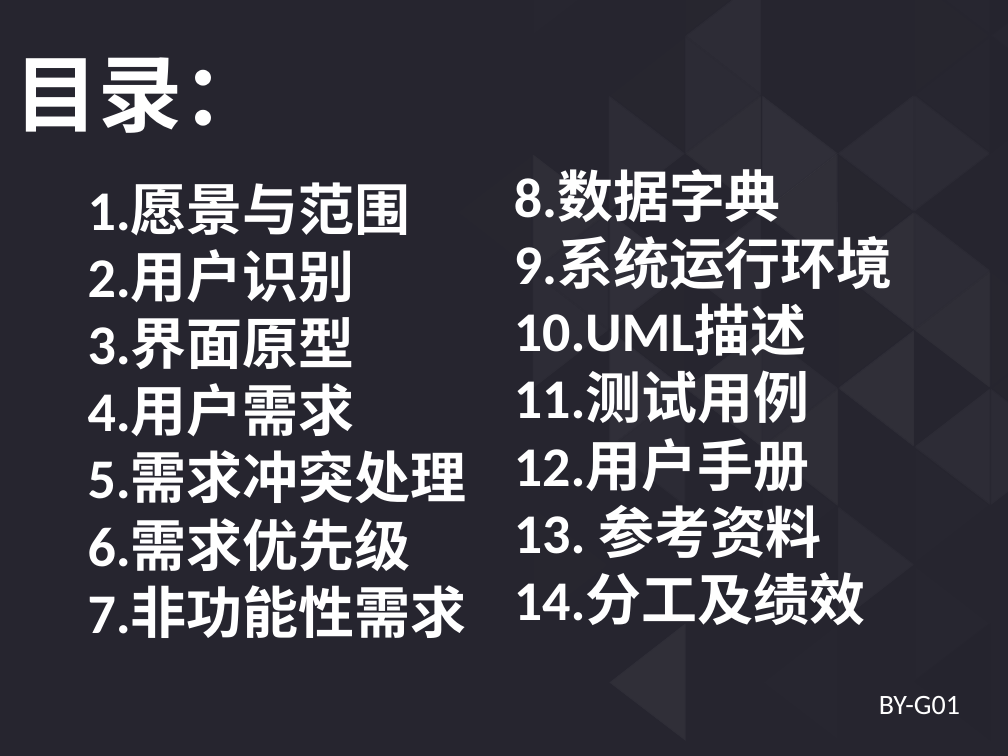
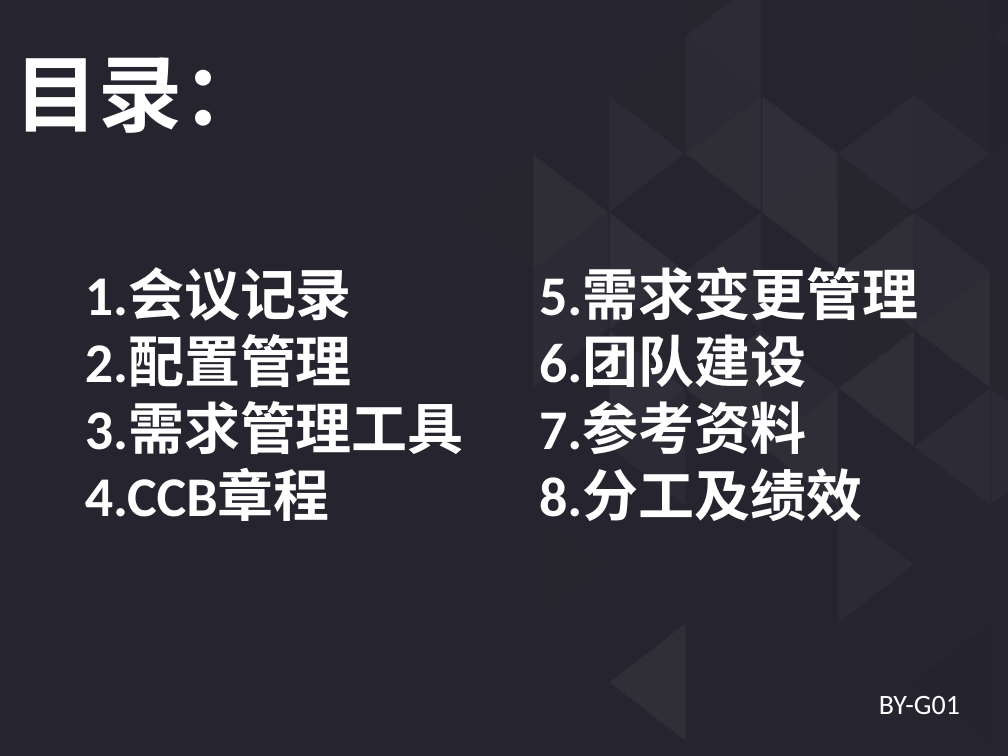
Before and after one commit to cchello/PRD2018-G01, a slide deck: slide 2 of 受控文档/需求管理阶段/PRD2018_G01_基于项目的案例教学系统需求变更评审PPT.pptx. Drawn at 1008x756 pixels with LibreOffice and Linux fonts; fonts in the diff are those of the drawing. Boxes give left, top, right and bottom in pixels: in the first picture for what was removed or moved away, otherwise in the second. Text is boxed around its words. In the diff, an @@ line names an element or a change of style, - is before the commit and + after.

Commit message:
变更评审文档修改2

```diff
--- a/受控文档/需求管理阶段/PRD2018_G01_基于项目的案例教学系统需求变更评审PPT.pptx
+++ b/受控文档/需求管理阶段/PRD2018_G01_基于项目的案例教学系统需求变更评审PPT.pptx
@@ text removed at <box>514,170,893,625</box> @@
-8.数据字典
-9.系统运行环境
-10.UML描述
-11.测试用例
-12.用户手册
-13. 参考资料
-14.分工及绩效
@@ text at <box>85,268,464,521</box>: text changed @@
-1.愿景与范围
-2.用户识别
-3.界面原型
-4.用户需求
-5.需求冲突处理
-6.需求优先级
-7.非功能性需求
+1.会议记录
+2.配置管理
+3.需求管理工具
+4.CCB章程
@@ text added at <box>539,268,918,521</box>, 40 pt, text #FFFFFF, bold @@
+5.需求变更管理
+6.团队建设
+7.参考资料
+8.分工及绩效
```
Also in this commit, not shown: 6 other slides changed, 7 slides added, 1 slide removed, 3 other files.
